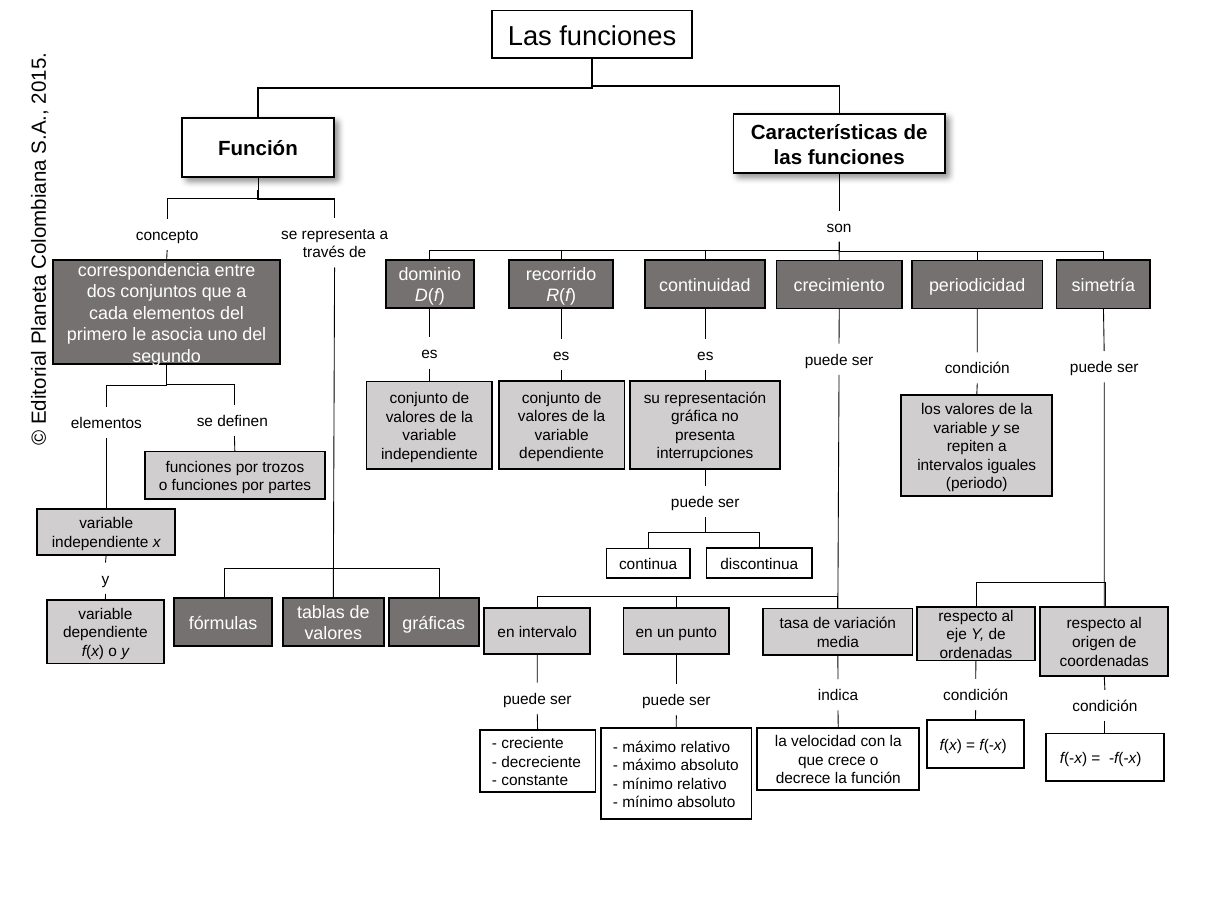
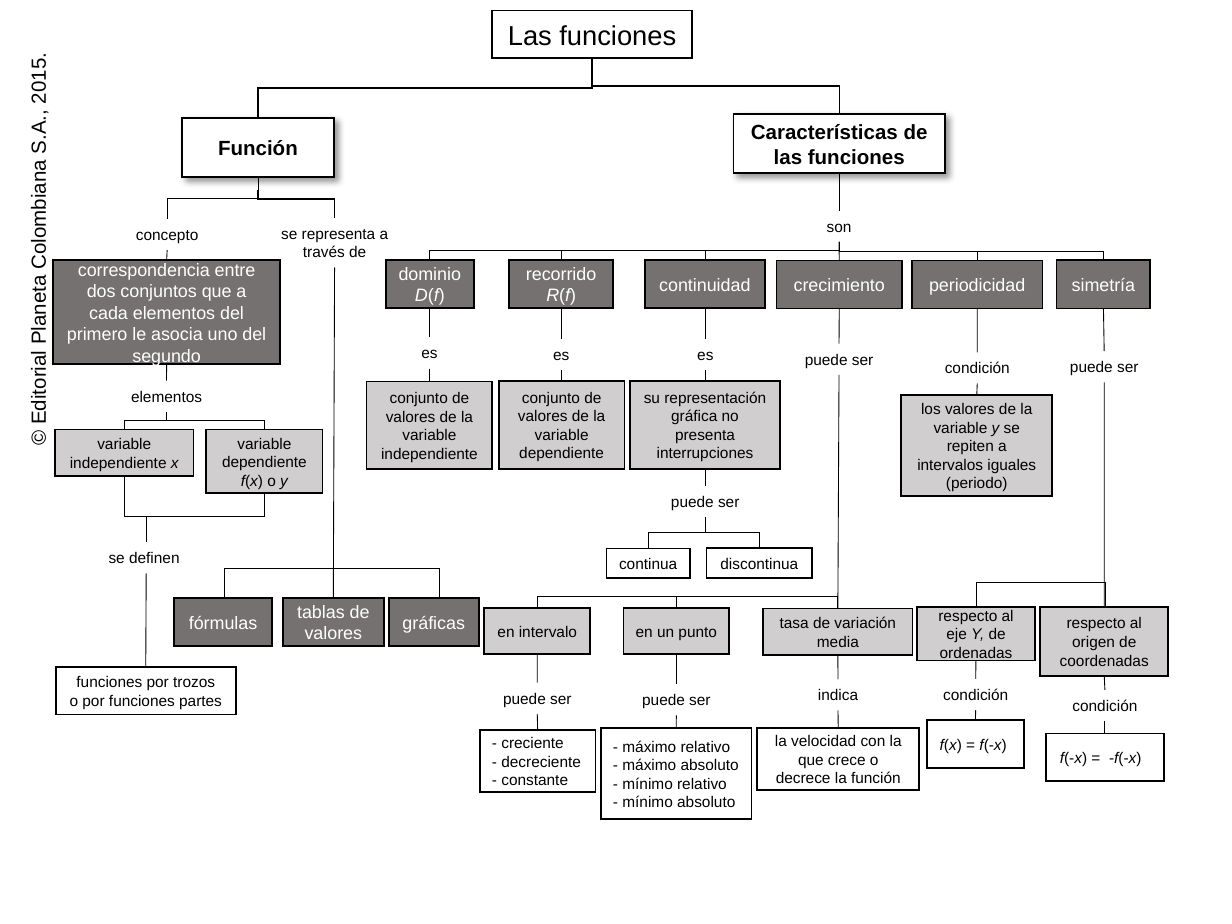
Before and after one commit to AulaPlanetaColombia/Matematicas, a slide deck: slide 1 of fuentes/contenidos/grado09/guion04/MapaConceptual_MA_09_04_CO.pptx. Drawn at 1232x924 pixels with LibreOffice and Linux fonts; fonts in the diff are those of the drawing; background and template pictures are left out. Boxes give left, top, right and bottom in pixels: in the first picture for what was removed or moved away, otherwise in the second. Text is boxed around its words. In the diff, an @@ line names an element or a change of style, - is before the commit and + after.

```diff
--- a/fuentes/contenidos/grado09/guion04/MapaConceptual_MA_09_04_CO.pptx
+++ b/fuentes/contenidos/grado09/guion04/MapaConceptual_MA_09_04_CO.pptx
@@ text "elementos": place and size @@
-text "elementos" at (71, 417, 142, 428)
+text "elementos" at (131, 390, 202, 402)
@@ line moved from (234, 436) - (235, 451) to (166, 363) - (166, 381) @@
@@ elbow line moved from (106, 437) - (106, 509) to (166, 411) - (124, 430) @@
@@ elbow line moved from (166, 363) - (234, 405) to (166, 411) - (265, 430) @@
@@ rectangle "variable independiente x": place and size @@
-rectangle "variable independiente x" at (37, 509, 175, 556)
+rectangle "variable independiente x" at (55, 430, 193, 477)
@@ rectangle "variable dependiente f(x) o y": place and size @@
-rectangle "variable dependiente f(x) o y" at (47, 600, 164, 664)
+rectangle "variable dependiente f(x) o y" at (206, 430, 323, 494)
@@ elbow line moved from (166, 363) - (106, 407) to (124, 477) - (147, 542) @@
@@ elbow line added from (265, 493) to (147, 542), #000000 0.5 pt @@
@@ text "se definen": place and size @@
-text "se definen" at (197, 414, 268, 426)
+text "se definen" at (109, 552, 180, 563)
@@ line removed from (106, 556) to (106, 563) @@
@@ text removed at (102, 576, 110, 587) @@
-y
@@ line moved from (106, 594) - (106, 600) to (147, 573) - (145, 667) @@
@@ rectangle "funciones por trozos": place and size @@
-rectangle "funciones por trozos" at (145, 451, 325, 499)
+rectangle "funciones por trozos" at (55, 667, 235, 715)
@@ rectangle "funciones por trozos" at (55, 667, 235, 715): fill #D0CECE to #FFFFFF @@
@@ text in rectangle at (70, 694, 222, 709): text changed @@
-o funciones por partes
+o por funciones partes
```
Also in this commit, not shown: 51 other files.
